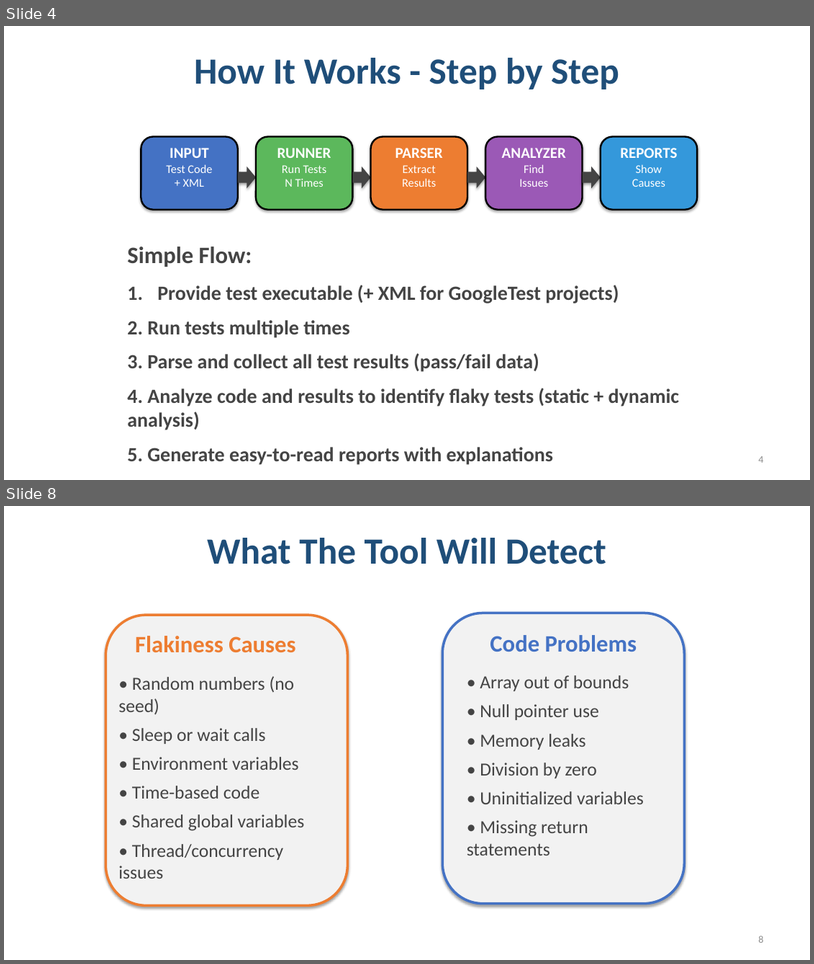
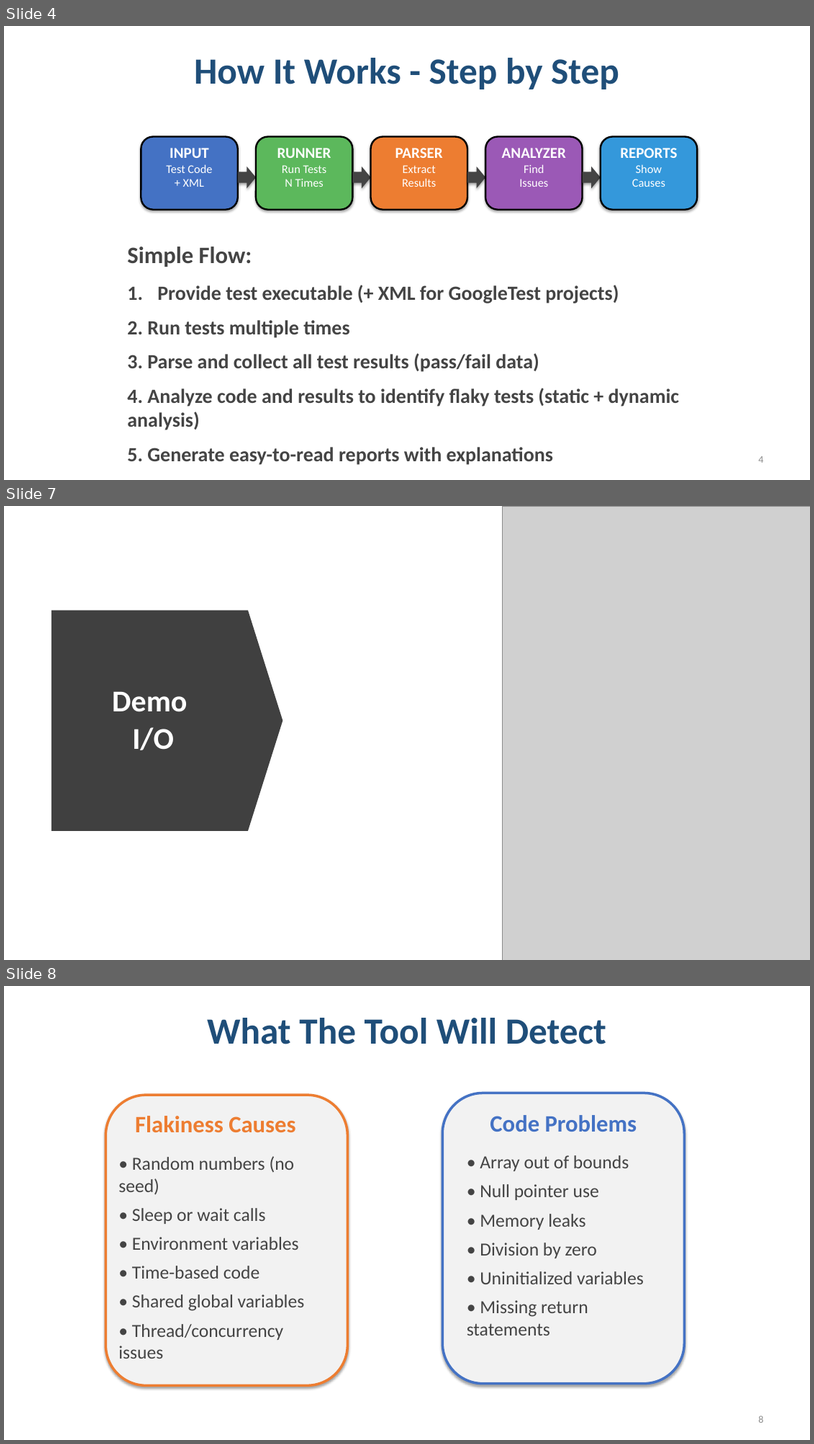
Before and after one commit to UniqueSwagger/FlakeHound-, a slide deck: FlakeHound_Presentation_Final.pptx. Shown one above the other, each under a label of ours: slides 4 and 8 before the commit, slides 4, 7 and 8 after it; the slides between them are not shown. The pictures are 814x964 and 814x1444 pixels, drawn with LibreOffice and Linux fonts; fonts in the diff are those of the drawing; grey boxes stand for pictures. Boxes give left, top, right and bottom in pixels: in the first picture for what was removed or moved away, otherwise in the second. Text is boxed around its words. In the diff, an @@ line names an element or a change of style, - is before the commit and + after.

```diff
--- a/FlakeHound_Presentation_Final.pptx
+++ b/FlakeHound_Presentation_Final.pptx
@@ slide 7 added at <box>4,506,810,960</box>, background #FFFFFF @@
@@ picture added at <box>503,506,810,960</box> @@
@@ down arrow added at <box>52,610,283,831</box>, fill #404040 @@
@@ text added at <box>112,691,187,750</box>, 36 pt, text #FFFFFF, bold @@
+Demo
+I/O
```
Also in this commit, not shown: 3 slides changed, 1 slide removed, 17 other files.
